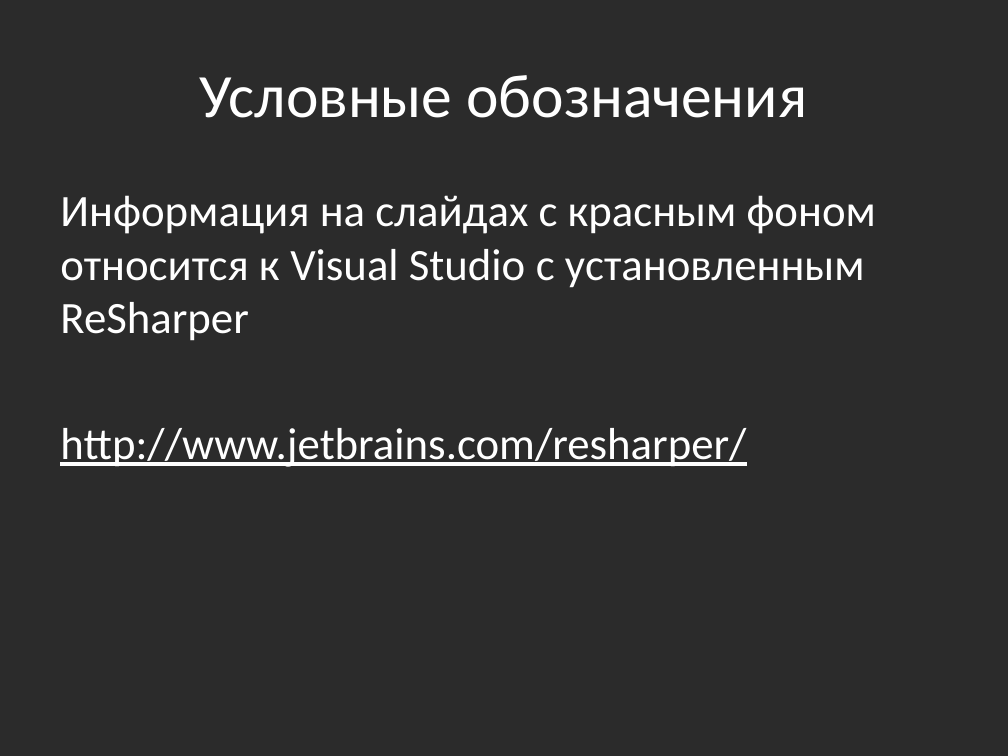
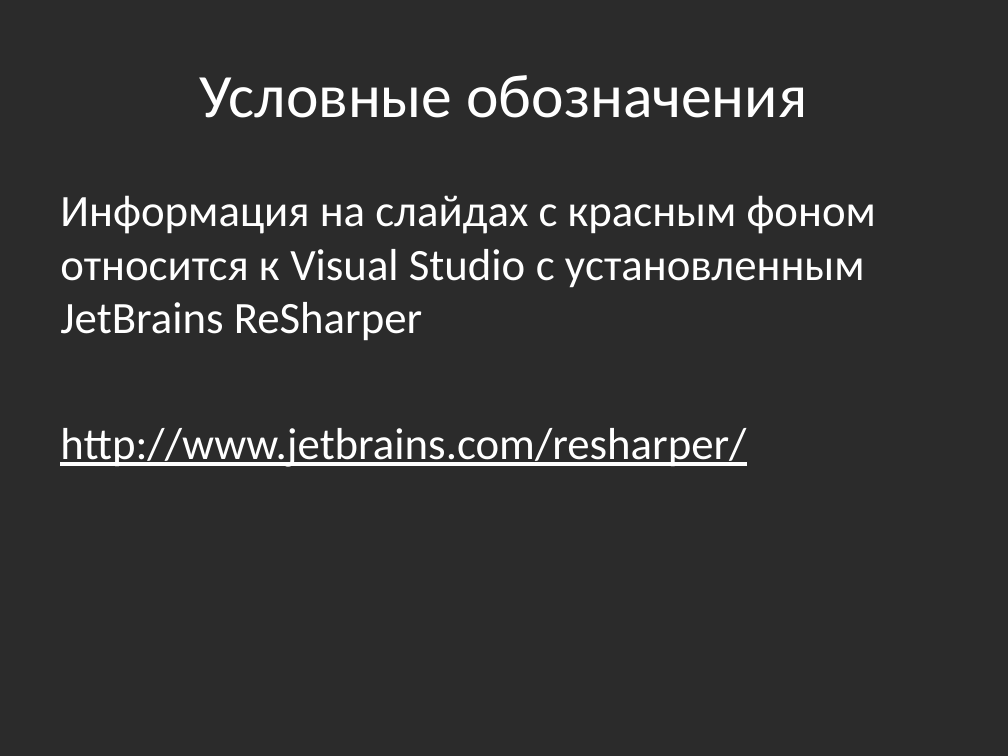
Before and after one commit to bazile/Training, a slide deck: slide 4 of Presentation/tools-visual-studio.pptx. Drawn at 1008x756 pixels with LibreOffice and Linux fonts; fonts in the diff are those of the drawing; background and template pictures are left out; a plain dark background stands for a picture behind light text. Boxes give left, top, right and bottom in pixels: in the first picture for what was removed or moved away, otherwise in the second. Text is boxed around its words. In the diff, an @@ line names an element or a change of style, - is before the commit and + after.

Commit message:
Updated VS presentations

```diff
--- a/Presentation/tools-visual-studio.pptx
+++ b/Presentation/tools-visual-studio.pptx
@@ text at bbox=[60, 195, 876, 341]: text changed @@
-Информация на слайдах с красным фоном относится к Visual Studio с установленным ReSharper
+Информация на слайдах с красным фоном относится к Visual Studio с установленным JetBrains ReSharper
```
Also in this commit, not shown: 1 slide added, 1 other file.
